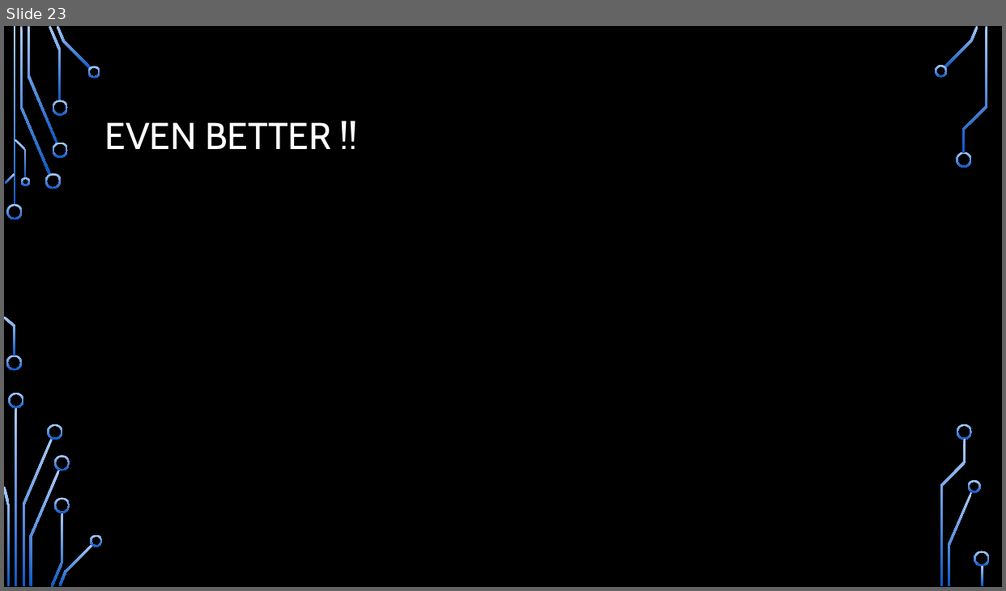
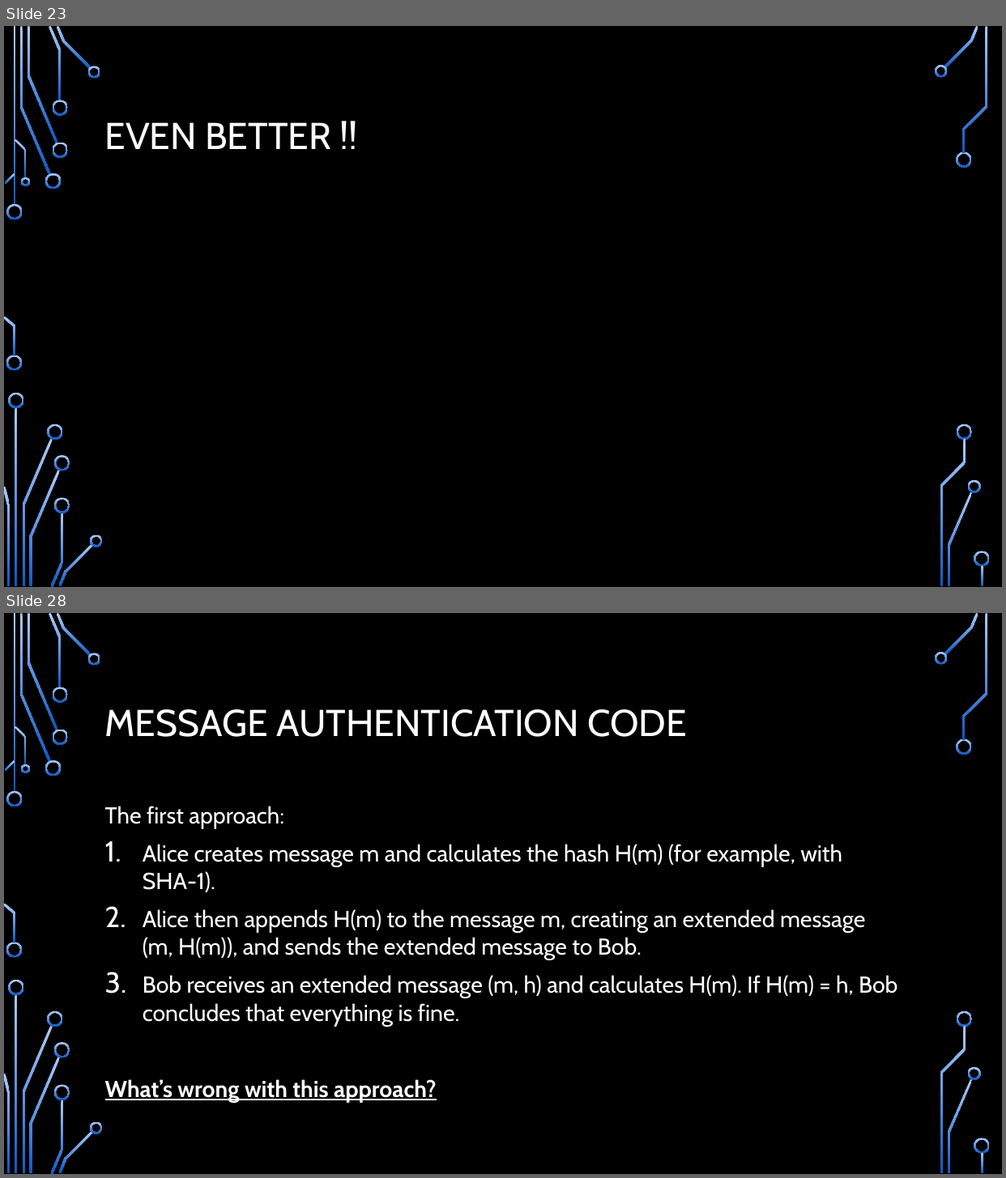
Before and after one commit to CDsonji/NET-Seminar, a slide deck: TLS.pptx. Shown one above the other, each under a label of ours: slide 23 before the commit, slides 23 and 28 after it; the slides between them are not shown. The pictures are 1006x591 and 1006x1178 pixels, drawn with LibreOffice and Linux fonts; fonts in the diff are those of the drawing; grey boxes stand for pictures; background and template pictures are left out. Boxes give left, top, right and bottom in pixels: in the first picture for what was removed or moved away, otherwise in the second. Text is boxed around its words. In the diff, an @@ line names an element or a change of style, - is before the commit and + after.

Commit message:
finished the section related to cryptography and started the next section related to message integrity and digital signature

```diff
--- a/TLS.pptx
+++ b/TLS.pptx
@@ slide 28 added at (x1=4, y1=613, x2=1002, y2=1174), background picture (left out); not listed: 36 template elements that a slide beside it also shows @@
@@ title added at (x1=105, y1=709, x2=686, y2=737), 36 pt, text #FFFFFF @@
+MESSAGE AUTHENTICATION CODE
@@ text added at (x1=105, y1=806, x2=897, y2=1103), 22.2 pt, text #FFFFFF @@
+The first approach:
+1. Alice creates message m and calculates the hash H(m) (for example, with SHA-1).
+2. Alice then appends H(m) to the message m, creating an extended message (m, H(m)), and sends the extended message to Bob.
+3. Bob receives an extended message (m, h) and calculates H(m). If H(m) = h, Bob concludes that everything is fine.
+What’s wrong with this approach?
```
Also in this commit, not shown: 6 other slides added.
